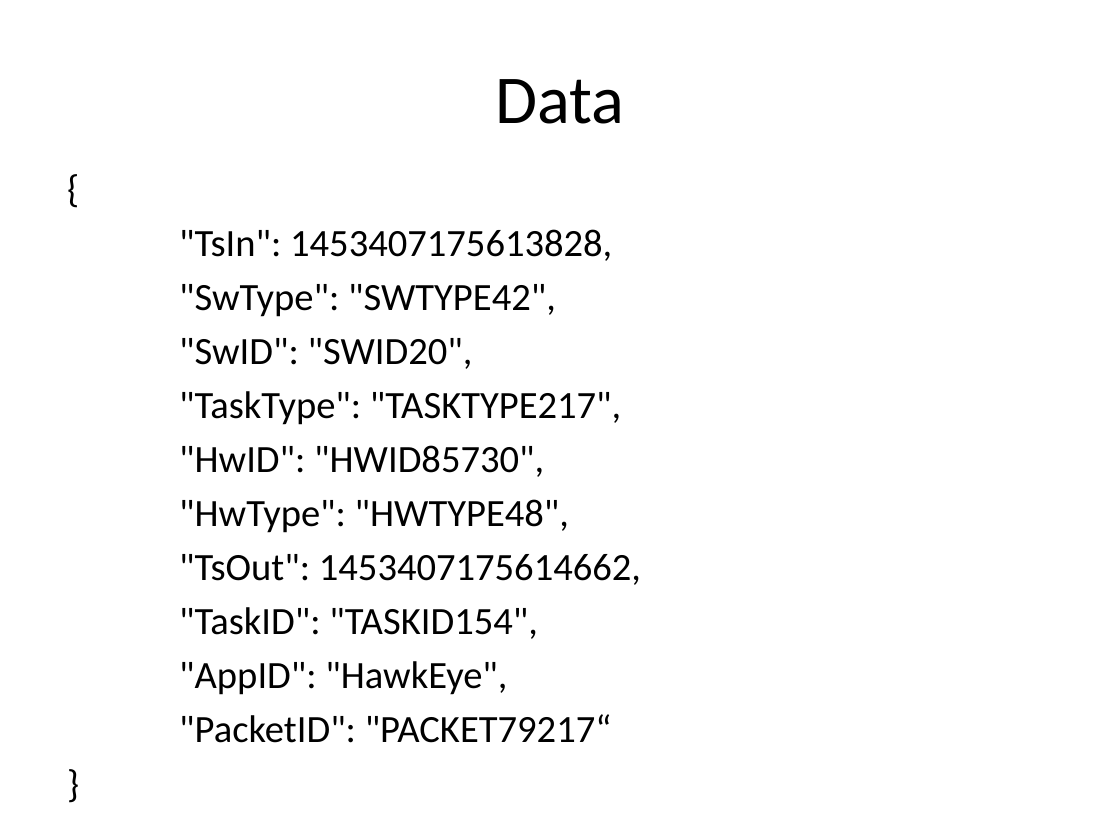
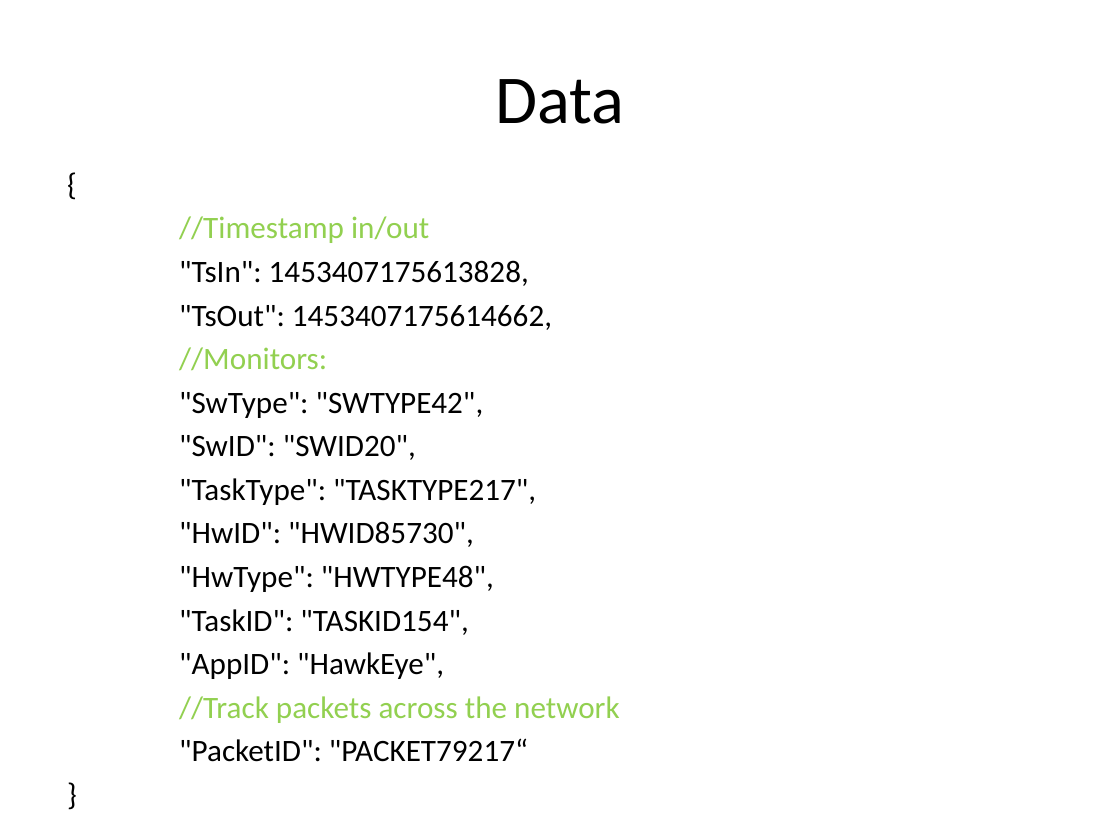
Before and after one commit to shabss/hawkeye, a slide deck: slide 4 of docs/Shabbir_Suterwala_Week2Demo.pptx. Drawn at 1120x840 pixels with LibreOffice and Linux fonts; fonts in the diff are those of the drawing. Boxes give left, top, right and bottom in pixels: in the first picture for what was removed or moved away, otherwise in the second. Text is boxed around its words. In the diff, an @@ line names an element or a change of style, - is before the commit and + after.

```diff
--- a/docs/Shabbir_Suterwala_Week2Demo.pptx
+++ b/docs/Shabbir_Suterwala_Week2Demo.pptx
@@ text at [179, 216, 429, 243]: paragraph added @@
+//Timestamp in/out
@@ text at [179, 260, 536, 762]: size 24.8 to 20 pt in "{", ""TsIn": 1453407175613828,", ""SwType": "SWTYPE42",", ""SwID": "SWID20"," and 7 more places @@
@@ text at [179, 305, 552, 371]: paragraphs added @@
+"TsOut": 1453407175614662,
+//Monitors:
@@ text at [179, 554, 641, 585]: paragraph removed @@
-"TsOut": 1453407175614662,
@@ text at [179, 696, 620, 723]: paragraph added @@
+//Track packets across the network
```
Also in this commit, not shown: 1 other slide changed, 6 other files.
